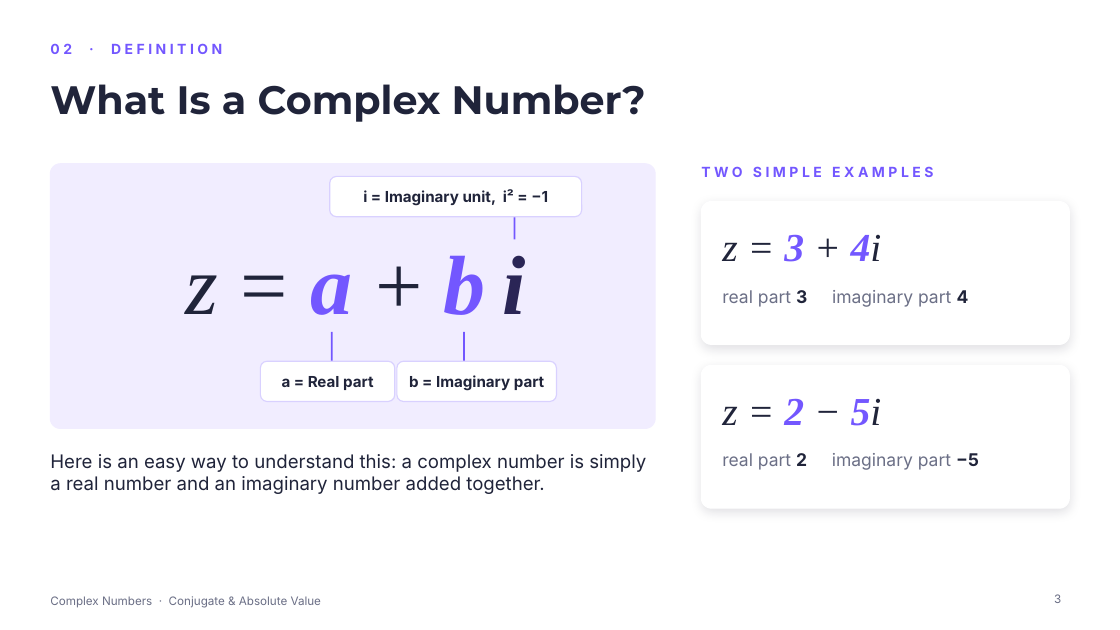
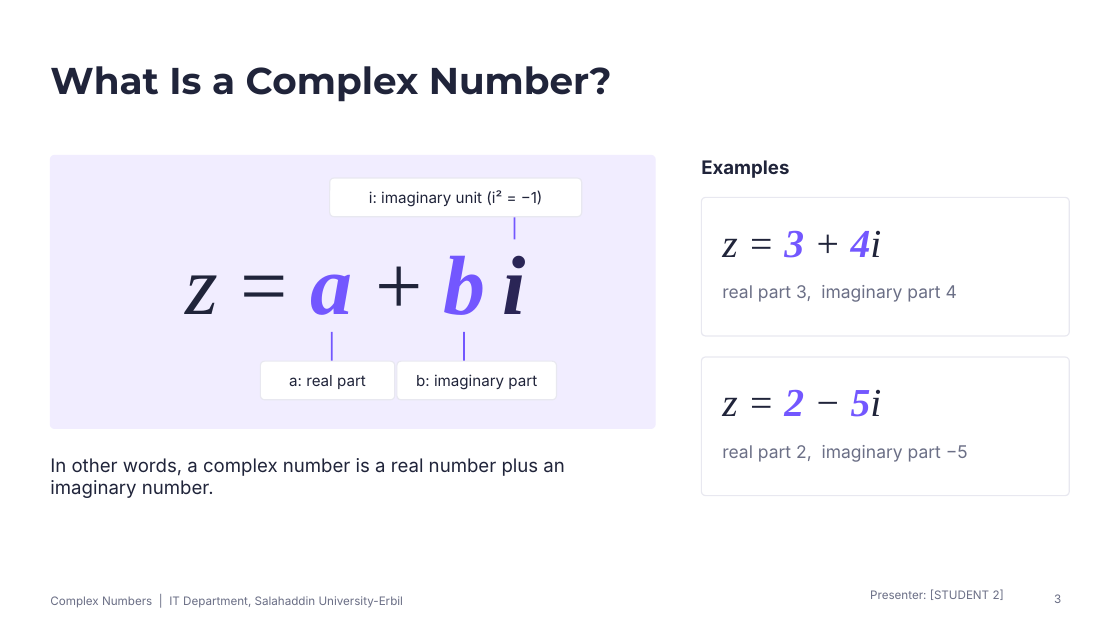
Before and after one commit to qaessafty-arch/shalaw, a slide deck: slide 3 of Complex_Numbers_Conjugate_and_Absolute_Value.pptx. Drawn at 1120x630 pixels with LibreOffice and Linux fonts; fonts in the diff are those of the drawing; background and template pictures are left out. Boxes give left, top, right and bottom in pixels: in the first picture for what was removed or moved away, otherwise in the second. Text is boxed around its words. In the diff, an @@ line names an element or a change of style, - is before the commit and + after.

```diff
--- a/Complex_Numbers_Conjugate_and_Absolute_Value.pptx
+++ b/Complex_Numbers_Conjugate_and_Absolute_Value.pptx
@@ title "What Is a Complex Number?": place and size @@
-title "What Is a Complex Number?" at (50,84,646,122)
+title "What Is a Complex Number?" at (50,66,612,102)
@@ title "What Is a Complex Number?" at (50,66,612,102): size 34 to 32 pt @@
@@ text removed at (50,43,222,54) @@
-02 · DEFINITION
@@ rounded rectangle: place and size @@
-rounded rectangle at (50,164,655,429)
+rounded rectangle at (50,155,655,429)
@@ rounded rectangle at (50,155,655,429): proportions changed @@
@@ text at (701,160,789,178): text changed; size 12 to 16 pt; text colour #7357FF to #20243A @@
-TWO SIMPLE EXAMPLES
+Examples
@@ text at (369,190,543,207): text changed; bold off @@
-i = Imaginary unit, i² = −1
+i: imaginary unit (i² = −1)
@@ rounded rectangle: place and size @@
-rounded rectangle at (702,202,1070,344)
+rounded rectangle at (702,197,1070,336)
@@ rounded rectangle at (702,197,1070,336): outline #FFFFFF 1 pt to #E8E8F0 1 pt; shadow off; proportions changed @@
@@ text "z = 3 + 4i": place and size @@
-text "z = 3 + 4i" at (722,235,882,262)
+text "z = 3 + 4i" at (722,231,882,258)
@@ text at (722,285,957,302): text changed @@
-real part 3 imaginary part 4
+real part 3, imaginary part 4
@@ rounded rectangle at (702,357,1070,496): outline #FFFFFF 1 pt to #E8E8F0 1 pt; shadow off; proportions changed @@
@@ rounded rectangle: place and size @@
-rounded rectangle at (702,365,1070,508)
+rounded rectangle at (702,357,1070,496)
@@ outline #D9D1FF 1 pt to #E8E8F0 1 pt; proportions changed in 3 elements at (329,178,581,217), (397,361,556,400), (260,361,395,400) @@
@@ text at (289,375,366,389): text changed; bold off @@
-a = Real part
+a: real part
@@ text at (416,374,537,390): text changed; bold off @@
-b = Imaginary part
+b: imaginary part
@@ text "z = 2 − 5i": place and size @@
-text "z = 2 − 5i" at (722,399,882,426)
+text "z = 2 − 5i" at (722,390,882,417)
@@ text at (722,445,968,462): text changed @@
-real part 2 imaginary part −5
+real part 2, imaginary part −5
@@ text at (50,458,564,498): text changed @@
-Here is an easy way to understand this: a complex number is simply a real number and an imaginary number added together.
+In other words, a complex number is a real number plus an imaginary number.
@@ text at (50,596,403,608): text changed @@
-Complex Numbers · Conjugate & Absolute Value
+Complex Numbers | IT Department, Salahaddin University-Erbil
@@ text added at (870,589,1004,600), 10 pt, text #6B6F86 @@
+Presenter: [STUDENT 2]
```
Also in this commit, not shown: 17 other slides changed, 6 other files.
